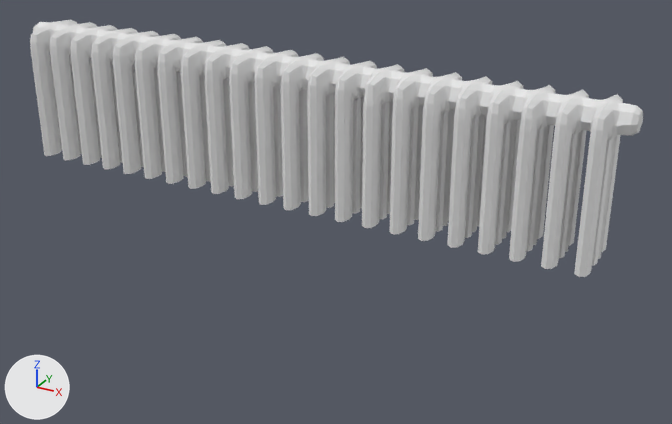
What one commit did to the Blender file modely/skolniNabytek/topeni/topeni.blend.
Both versions are drawn from a camera (50 mm lens) standing at (0.796, -1.55, 1.057) and looking at (-0.074, 0.031, 0.267). The lights are fixed; the arrows at lower left show +X, +Y and +Z.
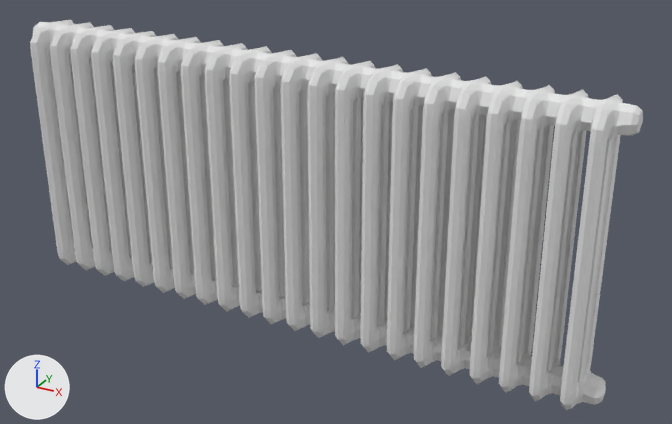
Commit message: topeni model done

Changed parts and their boxes (x1, y1, x2, y2) in the pictures (672 x 424 px):
'Cube.001', reshaped, modifiers changed (52% taller): before (30, 20, 643, 277); after (30, 20, 643, 410)
part 1 of me_cube_002, cut back: before (30, 20, 623, 140); after (360, 73, 385, 353)

Patch to the scene script:
```diff
--- a/modely/skolniNabytek/topeni/topeni.blend.py
+++ b/modely/skolniNabytek/topeni/topeni.blend.py
@@ me_cube_002 @@
 # used by ob_cube_001; location = (-0.79, 0.0, 0.3); scale = (0.15, 0.15, 0.15)
-me_cube_002.from_pydata(...)  # 3454 vertices, 3252 faces; spans x -0.38..8.78, y -0.52..0.52, z 0.0..2.0
+me_cube_002.from_pydata(...)  # 2624 vertices, 2996 faces; spans x -0.38..8.78, y -0.52..0.52, z 0.0..2.0
+# me_cube_002 part 1: 836 vertices removed from x -0.12..8.52, y -0.46..0.46, z 1.6..1.92; 6 vertices added at x 5.53..5.67, y -0.51..-0.35, z 1.79..1.97
@@ ob_cube_001 @@
 ob_cube_001.scale = (0.15, 0.15, 0.15)
+_m = ob_cube_001.modifiers.new('Mirror', 'MIRROR')
+_m.use_axis = (False, False, True)
```
